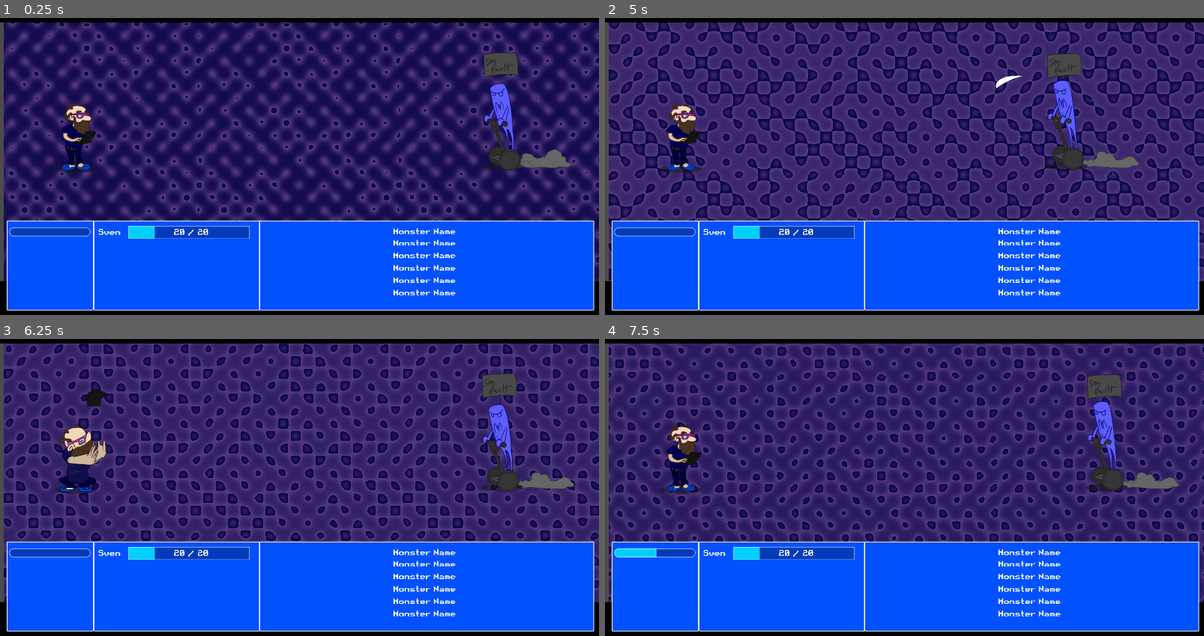
Above: before the commit, frames 1-4 (two rows, left to right).
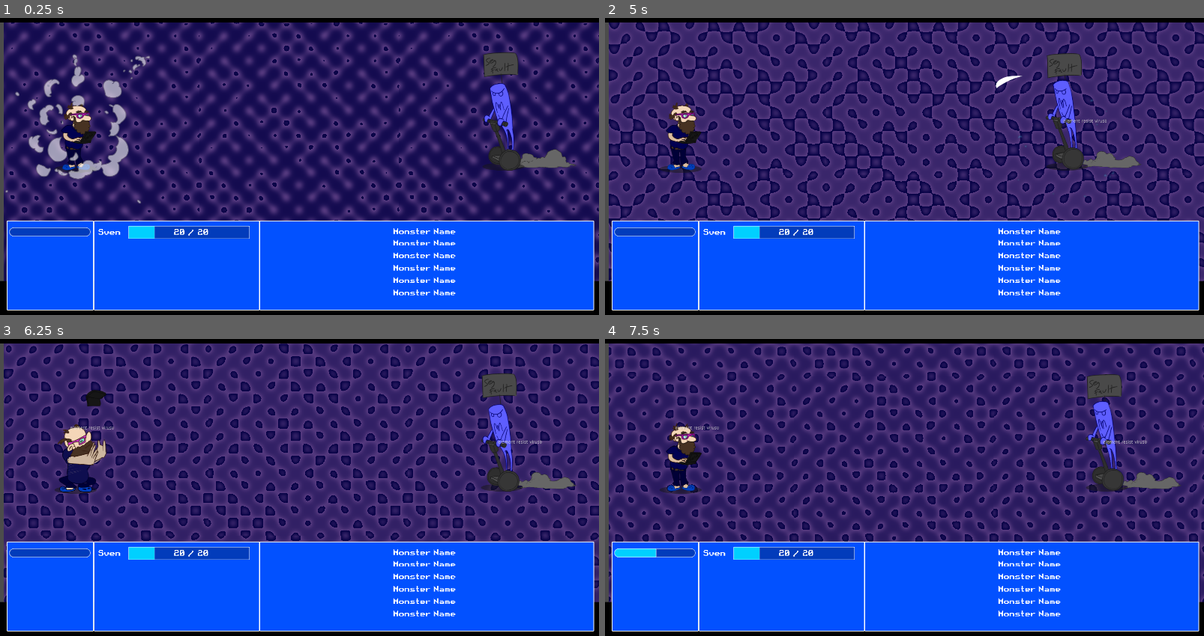
Above: after the commit, the same moments.

Repository: Alexander-Hjelm/bearded-programmer-sven
Game: Godot game, scene res://MainScene.tscn
Same seed, same stepped clock (60 frames per second), same inputs: the game is played once before the commit and once after it.
Inputs:
- Up to frame 1 (0.25 s): no input
- Up to frame 2 (5 s): hold U 0.53-1.28 s; tap H at 0.8, 1.35, 2.3, 2.85, 4.55 s; tap U at 1.55, 3.05 s; hold U 2.03-2.78 s; click "Attack" at 3.5 s; hold U from 4.28 s (still down)
- Up to frame 3 (6.25 s): release U at 5.03 s; tap H at 5.1, 6.05 s; tap U at 5.3 s; hold U from 5.78 s (still down)
- Up to frame 4 (7.5 s): release U at 6.53 s; tap H at 6.6 s; tap U at 6.8 s; hold U from 7.28 s (still down)

The runs differ from the first frame. In frame 1, 1.8% of the frame differs, in the area x 0-26%, y 12-63%; in frame 2, less than 0.1%; in frame 3, less than 0.1%; in frame 4, less than 0.1%.

Commit message:
SvenStatesInGlobal, SFX for programmer attacks
When player kills godot should kill player... :D

Diff:
--- /dev/null
+++ b/Global.gd
@@ -0,0 +1,9 @@
+extends Node
+
+enum sven_morph_state_types {HUMAN,SEG, SEGTV, SEGSTACK, STACK, STACKTV, TV, FULLMORPH}
+var sven_current_morph_state = sven_morph_state_types.HUMAN
+
+var sven_the_bad_programmer
+var godot_boss
+
+var you_merged_with_godot = false
--- a/Scenes/Actor/AnimatedActor.gd
+++ b/Scenes/Actor/AnimatedActor.gd
@@ -35,8 +35,8 @@
 			$FXMovementAnim.play("mov_death")
 
 # Update a given stat on the visual label node
-func set_stat(stat_name: String, value: float):
-	pass
+func set_stat(stat_name, value):
+	$Pos/StatLabel.text = str(stat_name) + str(value)
 
 func show_attack_fx():
 	if has_random_atk_fx:
--- a/Scenes/Actor/AnimatedActor.tscn
+++ b/Scenes/Actor/AnimatedActor.tscn
@@ -83,9 +83,9 @@
 sfx_4 = ExtResource( 9 )
 random_sfx_to_play = 4
 
-[node name="Node2D" type="Node2D" parent="."]
+[node name="Pos" type="Node2D" parent="."]
 
-[node name="StatLabel" type="Label" parent="Node2D"]
+[node name="StatLabel" type="Label" parent="Pos"]
 margin_left = -19.0
 margin_top = -90.0
 margin_right = 21.0
--- /dev/null
+++ b/Scenes/Actor/Antagonists/Bosses/GodotBoss.gd
@@ -0,0 +1,26 @@
+extends "res://Scenes/Actor/AnimatedActor.gd"
+
+
+func _init():
+	Global.godot_boss = self
+
+
+func change_anim_state(new_state):
+	state = new_state
+	match state:
+		anim_state_types.IDLE:
+			pass
+		anim_state_types.ATTACK:
+			if attack_left:
+				$FXMovementAnim.play("mov_attack_left")
+			else:
+				$FXMovementAnim.play("mov_attack_right")
+		anim_state_types.HURT:
+			$FXMovementAnim.play("mov_hurt")
+			$SpriteAnim.play("hurt")
+		anim_state_types.BOOSTSTAT:
+			pass
+		anim_state_types.LOWERSTAT:
+			pass
+		anim_state_types.DEATH:
+			$FXMovementAnim.play("mov_death")
--- a/Scenes/Actor/Antagonists/Bosses/GodotBoss.tscn
+++ b/Scenes/Actor/Antagonists/Bosses/GodotBoss.tscn
@@ -1,9 +1,12 @@
-[gd_scene load_steps=9 format=2]
+[gd_scene load_steps=12 format=2]
 
 [ext_resource path="res://Scenes/Actor/AnimatedActor.tscn" type="PackedScene" id=1]
-[ext_resource path="res://Scenes/FX/Attack/GenericAtkSwingFX.tscn" type="PackedScene" id=2]
-[ext_resource path="res://Scenes/FX/Smoke/Explosion_HitBoss.tscn" type="PackedScene" id=3]
-[ext_resource path="res://Scenes/Actor/Antagonists/Bosses/SpriteFrames/GodotBoss.tres" type="SpriteFrames" id=4]
+[ext_resource path="res://Scenes/Actor/Antagonists/Bosses/GodotBoss.gd" type="Script" id=2]
+[ext_resource path="res://Scenes/FX/Attack/FXSvenAtk_1.tscn" type="PackedScene" id=3]
+[ext_resource path="res://Scenes/FX/Attack/FXSvenAtk_2.tscn" type="PackedScene" id=4]
+[ext_resource path="res://Scenes/FX/Attack/FXSvenAtk_3.tscn" type="PackedScene" id=5]
+[ext_resource path="res://Scenes/FX/Smoke/Explosion_HitBoss.tscn" type="PackedScene" id=6]
+[ext_resource path="res://Scenes/Actor/Antagonists/Bosses/SpriteFrames/GodotBoss.tres" type="SpriteFrames" id=7]
 
 [sub_resource type="Animation" id=1]
 resource_name = "appear"
@@ -94,8 +97,7 @@
 "times": PoolRealArray( 0.05 )
 }
 
-[sub_resource type="Animation" id=2]
-resource_name = "idle"
+[sub_resource type="Animation" id=3]
 tracks/0/type = "value"
 tracks/0/path = NodePath("AnimatedSprite:animation")
 tracks/0/interp = 1
@@ -172,20 +174,27 @@
 "values": [ true ]
 }
 
-[node name="GodotBoss" index="0" instance=ExtResource( 1 )]
+[node name="GodotBoss" instance=ExtResource( 1 )]
 position = Vector2( -3, 0 )
-attack_fx_1 = ExtResource( 2 )
-hurt_fx = ExtResource( 3 )
+script = ExtResource( 2 )
+has_random_atk_fx = true
+attack_fx_1 = ExtResource( 3 )
+attack_fx_2 = ExtResource( 4 )
+attack_fx_3 = ExtResource( 5 )
+hurt_fx = ExtResource( 6 )
 attack_left = true
 
 [node name="AnimatedSprite" parent="." index="0"]
-frames = ExtResource( 4 )
+frames = ExtResource( 7 )
 animation = "talk"
 playing = true
 
 [node name="SpriteAnim" parent="." index="1"]
 autoplay = "appear"
 anims/appear = SubResource( 1 )
-anims/hurt = SubResource( 3 )
-anims/idle = SubResource( 2 )
+anims/hurt = SubResource( 2 )
+anims/idle = SubResource( 3 )
 anims/talk = SubResource( 4 )
+
+[node name="attackFXPOS" parent="." index="3"]
+position = Vector2( -191.69, 0 )
--- a/Scenes/Actor/Protagonists/Sven/SvenTheProgrammer.gd
+++ b/Scenes/Actor/Protagonists/Sven/SvenTheProgrammer.gd
@@ -1,11 +1,13 @@
 extends "res://Scenes/Actor/AnimatedActor.gd"
 
-enum morph_state_types {HUMAN,SEG, SEGTV, SEGSTACK, STACK, STACKTV, TV, FULLMORPH}
-var morph_state
+var morph_explo = preload("res://Scenes/FX/Smoke/MorphExplo.tscn")
+
+func _init():
+	Global.sven_the_bad_programmer = self
 
 
 func _ready():
-	change_morph_state(morph_state_types.HUMAN)
+	change_morph_state(Global.sven_current_morph_state)
 
 
 func change_anim_state(new_state):
@@ -20,41 +22,41 @@
 				$FXMovementAnim.play("mov_attack_right")
 		anim_state_types.HURT:
 			$FXMovementAnim.play("mov_hurt")
-			if morph_state == morph_state_types.HUMAN:
+			if Global.sven_current_morph_state == Global.sven_morph_state_types.HUMAN:
 				$SpriteAnim.play("human_hurt")
 		anim_state_types.BOOSTSTAT:
 			pass
 		anim_state_types.LOWERSTAT:
 			pass
+		anim_state_types.DEATH:
+			$FXMovementAnim.play("mov_death")
 
 
 func change_morph_state(new_morph_state):
-	morph_state = new_morph_state
-	match morph_state:
-		morph_state_types.HUMAN:
+	Global.sven_current_morph_state = new_morph_state
+	match Global.sven_current_morph_state:
+		Global.sven_morph_state_types.HUMAN:
 			$SpriteAnim.play("human_idle")
-		morph_state_types.SEG:
+		Global.sven_morph_state_types.SEG:
 			$SpriteAnim.play("seg")
-		morph_state_types.SEGTV:
+		Global.sven_morph_state_types.SEGTV:
 			$SpriteAnim.play("segtv")
-		morph_state_types.SEGSTACK:
+		Global.sven_morph_state_types.SEGSTACK:
 			$SpriteAnim.play("segstack")
-		morph_state_types.STACK:
+		Global.sven_morph_state_types.STACK:
 			$SpriteAnim.play("stack")
-		morph_state_types.STACKTV:
+		Global.sven_morph_state_types.STACKTV:
 			$SpriteAnim.play("stacktv")
-		morph_state_types.TV:
+		Global.sven_morph_state_types.TV:
 			$SpriteAnim.play("tv")
-		morph_state_types.SEG:
+		Global.sven_morph_state_types.FULLMORPH:
 			$SpriteAnim.play("fullmorph")
+	create_morph_explosion()
 
 
-#func _input(event):
-#	if Input.is_key_pressed(KEY_U):
-#		change_anim_state(anim_state_types.ATTACK)
-#		change_morph_state(morph_state_types.SEG)
-#	if Input.is_key_pressed(KEY_H):
-#		change_anim_state(anim_state_types.HURT)
+func create_morph_explosion():
+	var morphexplo_instance = morph_explo.instance()
+	add_child(morphexplo_instance)
 
 
 func show_attack_fx():
--- a/Scenes/Actor/Protagonists/Sven/SvenTheProgrammer.tscn
+++ b/Scenes/Actor/Protagonists/Sven/SvenTheProgrammer.tscn
@@ -333,6 +333,7 @@
 [node name="AnimatedSprite" parent="." index="0"]
 frames = ExtResource( 7 )
 animation = "idle"
+frame = 1
 playing = true
 
 [node name="SpriteAnim" parent="." index="1"]
@@ -348,7 +349,3 @@
 
 [node name="attackFXPOS" parent="." index="3"]
 position = Vector2( 192, 0 )
-
-[node name="StatLabel" parent="Node2D" index="0"]
-margin_top = -34.0
-margin_bottom = -20.0
--- a/Scenes/Actor/StandardMovementAnimations/mov_hurt.tres
+++ b/Scenes/Actor/StandardMovementAnimations/mov_hurt.tres
@@ -19,7 +19,7 @@
 } ]
 }
 tracks/1/type = "value"
-tracks/1/path = NodePath("Node2D/StatLabel:rect_position")
+tracks/1/path = NodePath("Pos/StatLabel:rect_position")
 tracks/1/interp = 1
 tracks/1/loop_wrap = true
 tracks/1/imported = false
--- a/Scenes/FX/Attack/FXSvenAtk_1.tscn
+++ b/Scenes/FX/Attack/FXSvenAtk_1.tscn
@@ -1,9 +1,10 @@
-[gd_scene load_steps=4 format=2]
+[gd_scene load_steps=5 format=2]
 
 [ext_resource path="res://Scenes/FX/FXAnim.tscn" type="PackedScene" id=1]
 [ext_resource path="res://Scenes/FX/Attack/SpriteFrames/FXSvenAtk_1.tres" type="SpriteFrames" id=2]
+[ext_resource path="res://Audio/SFX/GetStuff/collect_item_25.wav" type="AudioStream" id=3]
 
-[sub_resource type="Animation" id=2]
+[sub_resource type="Animation" id=1]
 resource_name = "GenericAtkFX"
 step = 0.05
 tracks/0/type = "value"
@@ -79,4 +80,10 @@
 
 [node name="AnimationPlayer" parent="." index="1"]
 autoplay = "GenericAtkFX"
-anims/GenericAtkFX = SubResource( 2 )
+anims/GenericAtkFX = SubResource( 1 )
+
+[node name="SFX" parent="." index="2"]
+stream = ExtResource( 3 )
+volume_db = -12.0
+autoplay = true
+bus = "SFX"
--- a/Scenes/FX/Attack/FXSvenAtk_2.tscn
+++ b/Scenes/FX/Attack/FXSvenAtk_2.tscn
@@ -1,7 +1,8 @@
-[gd_scene load_steps=4 format=2]
+[gd_scene load_steps=5 format=2]
 
 [ext_resource path="res://Scenes/FX/Attack/FXSvenAtk_1.tscn" type="PackedScene" id=1]
 [ext_resource path="res://Scenes/FX/Attack/SpriteFrames/FXSvenAtk_2.tres" type="SpriteFrames" id=2]
+[ext_resource path="res://Audio/SFX/GetStuff/collect_item_23.wav" type="AudioStream" id=3]
 
 [sub_resource type="Animation" id=1]
 resource_name = "GenericAtkFX"
@@ -77,3 +78,6 @@
 
 [node name="AnimationPlayer" parent="." index="1"]
 anims/GenericAtkFX = SubResource( 1 )
+
+[node name="SFX" parent="." index="2"]
+stream = ExtResource( 3 )
--- a/Scenes/FX/Attack/FXSvenAtk_3.tscn
+++ b/Scenes/FX/Attack/FXSvenAtk_3.tscn
@@ -1,9 +1,13 @@
-[gd_scene load_steps=3 format=2]
+[gd_scene load_steps=4 format=2]
 
 [ext_resource path="res://Scenes/FX/Attack/FXSvenAtk_1.tscn" type="PackedScene" id=1]
 [ext_resource path="res://Scenes/FX/Attack/SpriteFrames/FXSvenAtk_3.tres" type="SpriteFrames" id=2]
+[ext_resource path="res://Audio/SFX/GetStuff/collect_item_22.wav" type="AudioStream" id=3]
 
-[node name="FXSvenAtk_3" instance=ExtResource( 1 )]
+[node name="FXSvenAtk_3" index="0" instance=ExtResource( 1 )]
 
 [node name="AnimatedSprite" parent="." index="0"]
 frames = ExtResource( 2 )
+
+[node name="SFX" parent="." index="2"]
+stream = ExtResource( 3 )
--- /dev/null
+++ b/Scenes/FX/Smoke/MorphExplo.tscn
@@ -0,0 +1,131 @@
+[gd_scene load_steps=5 format=2]
+
+[ext_resource path="res://Scenes/FX/Smoke/Explosion_1.tscn" type="PackedScene" id=1]
+[ext_resource path="res://Audio/SFX/GetStuff/collect_item_20.wav" type="AudioStream" id=2]
+
+[sub_resource type="GDScript" id=1]
+script/source = "extends Node2D
+
+var DIRECTION_RIGHT = 1
+var DIRECTION_LEFT = -1
+var direction = Vector2(DIRECTION_RIGHT, 1)
+
+
+export var random_rotation_on_ready = false
+
+
+func _ready():
+	if random_rotation_on_ready:
+		randomize()
+		rotation_degrees = randi() % 360
+
+
+func set_direction(hor_direction):
+	if hor_direction == 0:
+		hor_direction = DIRECTION_RIGHT # default to right if param is 0
+	var hor_dir_mod = hor_direction / abs(hor_direction) # get unit direction
+	apply_scale(Vector2(hor_dir_mod * direction.x, 1)) # flip
+	direction = Vector2(hor_dir_mod, direction.y) # update direction"
+
+[sub_resource type="Animation" id=2]
+resource_name = "GenericAtkFX"
+step = 0.05
+tracks/0/type = "value"
+tracks/0/path = NodePath("AnimatedSprite:animation")
+tracks/0/interp = 1
+tracks/0/loop_wrap = true
+tracks/0/imported = false
+tracks/0/enabled = true
+tracks/0/keys = {
+"times": PoolRealArray( 0 ),
+"transitions": PoolRealArray( 1 ),
+"update": 1,
+"values": [ "default" ]
+}
+tracks/1/type = "value"
+tracks/1/path = NodePath("AnimatedSprite:frame")
+tracks/1/interp = 1
+tracks/1/loop_wrap = true
+tracks/1/imported = false
+tracks/1/enabled = true
+tracks/1/keys = {
+"times": PoolRealArray( 0 ),
+"transitions": PoolRealArray( 1 ),
+"update": 1,
+"values": [ 0 ]
+}
+tracks/2/type = "value"
+tracks/2/path = NodePath("AnimatedSprite:playing")
+tracks/2/interp = 1
+tracks/2/loop_wrap = true
+tracks/2/imported = false
+tracks/2/enabled = true
+tracks/2/keys = {
+"times": PoolRealArray( 0 ),
+"transitions": PoolRealArray( 1 ),
+"update": 1,
+"values": [ true ]
+}
+tracks/3/type = "value"
+tracks/3/path = NodePath("AnimatedSprite:visible")
+tracks/3/interp = 1
+tracks/3/loop_wrap = true
+tracks/3/imported = false
+tracks/3/enabled = true
+tracks/3/keys = {
+"times": PoolRealArray( 0, 0.6 ),
+"transitions": PoolRealArray( 1, 1 ),
+"update": 1,
+"values": [ true, false ]
+}
+tracks/4/type = "method"
+tracks/4/path = NodePath(".")
+tracks/4/interp = 1
+tracks/4/loop_wrap = true
+tracks/4/imported = false
+tracks/4/enabled = true
+tracks/4/keys = {
+"times": PoolRealArray( 1 ),
+"transitions": PoolRealArray( 1 ),
+"values": [ {
+"args": [  ],
+"method": "queue_free"
+} ]
+}
+tracks/5/type = "value"
+tracks/5/path = NodePath(".:modulate")
+tracks/5/interp = 1
+tracks/5/loop_wrap = true
+tracks/5/imported = false
+tracks/5/enabled = true
+tracks/5/keys = {
+"times": PoolRealArray( 0, 0.65 ),
+"transitions": PoolRealArray( 1, 1 ),
+"update": 0,
+"values": [ Color( 1, 1, 1, 1 ), Color( 1, 1, 1, 0 ) ]
+}
+tracks/6/type = "method"
+tracks/6/path = NodePath("SFX")
+tracks/6/interp = 1
+tracks/6/loop_wrap = true
+tracks/6/imported = false
+tracks/6/enabled = true
+tracks/6/keys = {
+"times": PoolRealArray( 0 ),
+"transitions": PoolRealArray( 1 ),
+"values": [ {
+"args": [  ],
+"method": "_play_random_sfx"
+} ]
+}
+
+[node name="MorphExplo" instance=ExtResource( 1 )]
+script = SubResource( 1 )
+random_rotation_on_ready = false
+
+[node name="AnimationPlayer" parent="." index="1"]
+anims/GenericAtk = SubResource( 2 )
+
+[node name="SFX" parent="." index="2"]
+sfx_1 = ExtResource( 2 )
+random_sfx_to_play = 1
--- a/Script/character_database.gd
+++ b/Script/character_database.gd
@@ -11,7 +11,7 @@
 			"mp": 5.0,
 			"speed": 40.0,
 			"element_resist_glitch": 10.0,
-			"element_attack_glitch": 100.0
+			"element_attack_glitch": 100.0,
 		},
 		{
 			"Weapon": "Player Weapon"
@@ -63,5 +63,21 @@
 			"Head": "Monitor",
 			"Weapon": "Blue Screen of Death Weapon"
 		}
+	),
+		# Godot Boss
+	"Godot Boss": Character.new(
+		"Godot Boss",
+		"res://Scenes/Actor/Antagonists/Bosses/GodotBoss.tscn",
+		{
+			"hp": 20.0,
+			"mp": 5.0,
+			"speed": 50.0,
+			"element_attack_glitch": 100.0,
+			"element_resist_glitch": 3.0
+		},
+		{
+			"Head": "Your Anus",
+			"Weapon": "Godot Fisting Weapon"
+		}
 	)
 }
--- a/Script/combat_manager.gd
+++ b/Script/combat_manager.gd
@@ -200,3 +200,22 @@
 # Send a "Lower Stat" message to the HUD
 func send_lower_stat_message(character: Character):
 	_visual_character_representations[character].change_anim_state(AnimatedActor.anim_state_types.LOWERSTAT)
+
+
+func keep_track_of_svens_morph_state(_active_combat_encounter):
+	match _active_combat_encounter:
+		0:
+			pass
+		1:
+			Global.sven_the_bad_programmer.change_morph_state(Global.sven_morph_state_types.SEG)
+			print(Global.sven_the_bad_programmer)
+			print(Global.sven_current_morph_state)
+		2:
+			Global.sven_the_bad_programmer.change_morph_state(Global.sven_morph_state_types.SEGSTACK)
+			print(Global.sven_current_morph_state)
+		3:
+			Global.sven_the_bad_programmer.change_morph_state(Global.sven_morph_state_types.FULLMORPH)
+			print(Global.sven_current_morph_state)
+		4:
+			Global.you_merged_with_godot = true
+			Global.sven_the_bad_programmer.change_anim_state(Global.sven_the_bad_programmer.DEATH)
--- a/Script/game_manager.gd
+++ b/Script/game_manager.gd
@@ -12,8 +12,11 @@
 var _combat_encounters: Array = [
 	[character_database.characters["Segfault"]],
 	[character_database.characters["Stack Overflow"]],
-	[character_database.characters["Blue Screen of Death"]]
+	[character_database.characters["Blue Screen of Death"]],
+	[character_database.characters["Godot Boss"]]
 ]
+
+enum _sven_morph_states {HUMAN,SEG, SEGTV, SEGSTACK, STACK, STACKTV, TV, FULLMORPH}
 
 # Which combat encounter are we currently on?
 var _active_combat_encounter: int = 0
@@ -56,6 +59,8 @@
 
 func _on_battle_over():
 	# The battle was won, create the next combat encounter
-	var player_character: Character = character_database.characters["Bearded Programmer Sven"]
-	combat_manager.create_combat_encounter([player_character], _combat_encounters[_active_combat_encounter])
-	_active_combat_encounter = _active_combat_encounter + 1
+	if _active_combat_encounter < _combat_encounters.size():
+		var player_character: Character = character_database.characters["Bearded Programmer Sven"]
+		combat_manager.create_combat_encounter([player_character], _combat_encounters[_active_combat_encounter])
+		combat_manager.keep_track_of_svens_morph_state(_active_combat_encounter)
+		_active_combat_encounter = _active_combat_encounter + 1
--- a/Script/item_database.gd
+++ b/Script/item_database.gd
@@ -57,5 +57,20 @@
 			Effect.new({"hp": -1.0}, true, 0)
 		],
 		Item.ItemType.EQUIPPABLE
+	),
+	# Blue Screen of Death Weapon, default weapon for the Blue Screen of Death
+	"Your Anus": Item.new("Your Anus", ElementDatabase.Element.software,
+		[
+			Effect.new({"hp": -1.0}, true, 0)
+		],
+		Item.ItemType.EQUIPPABLE
+	),
+	# Godot Fisting Weapon, default weapon for the Godot Boss
+	"Godot Fisting Weapon": Item.new("Godot Fisting Weapon", ElementDatabase.Element.software,
+		[
+			Effect.new({"hp": -1.0}, true, 0)
+		],
+		Item.ItemType.EQUIPPABLE
 	)
+
 }
--- a/project.godot
+++ b/project.godot
@@ -73,6 +73,7 @@
 element_database="*res://Script/element_database.gd"
 combat_manager="*res://Script/combat_manager.gd"
 HUD="*res://Scenes/UI/HUD.tscn"
+Global="*res://Global.gd"
 
 [display]
 
Not shown: 1 places in Scenes/Actor/Antagonists/Bosses/GodotBoss.tscn that only renumber resources
Not shown: 2 places in Themes/BattleTheme.tres that only renumber resources
